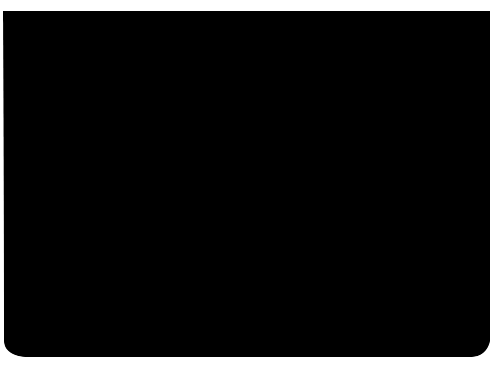
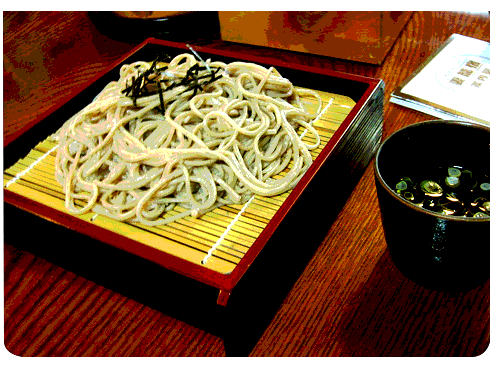
Comparing the layer stacks of the two (500, 380) images. Changes:
added layer "Layer 2" above "Layer 1" over (3, 11, 490, 357)
